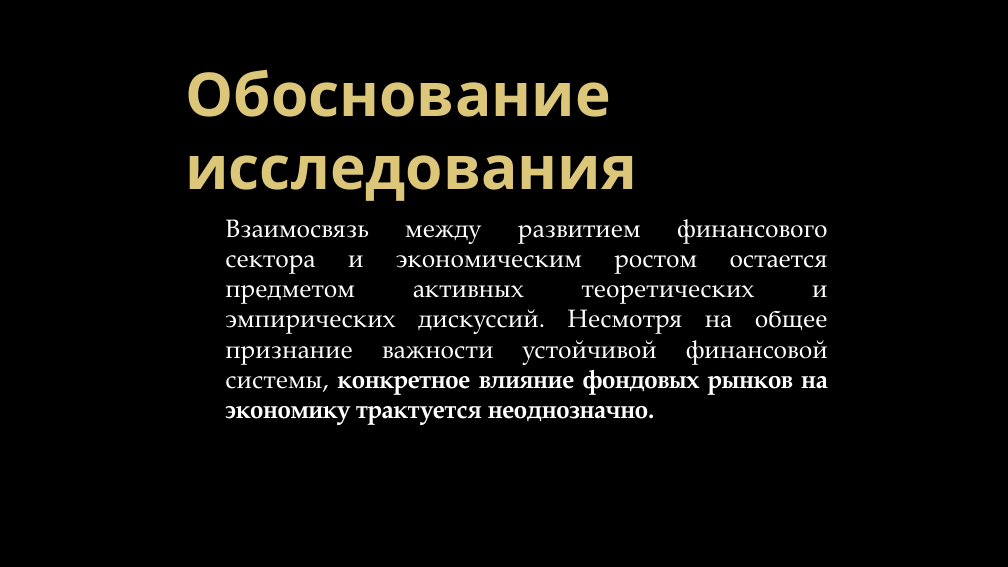
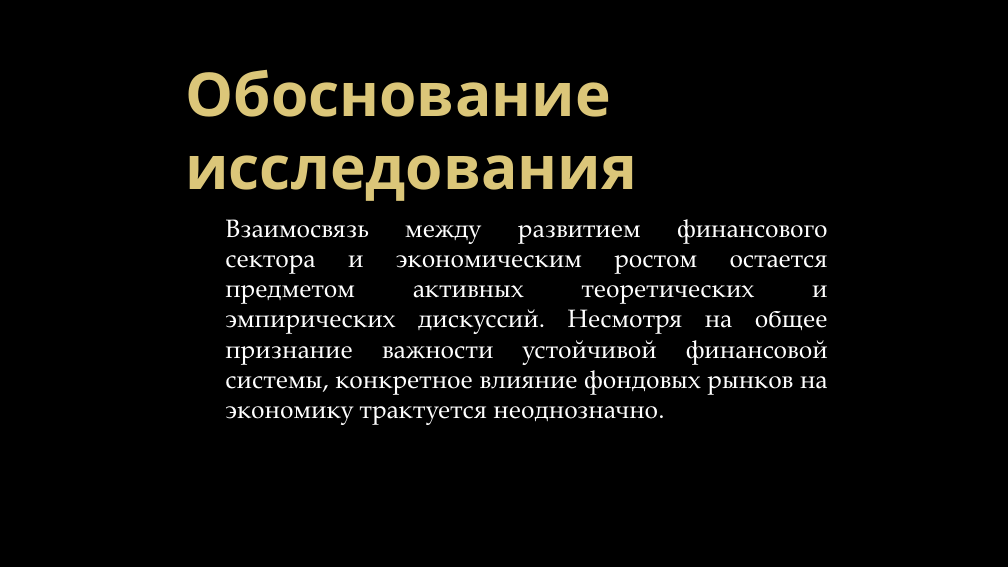
Before and after one commit to BDKlyukin/conferences, a slide deck: slide 2 of 2026.03.30/klyukin_lomonosov_presentation.pptx. Drawn at 1008x567 pixels with LibreOffice and Linux fonts; fonts in the diff are those of the drawing; background and template pictures are left out. Boxes give left, top, right and bottom in pixels: in the first picture for what was removed or moved away, otherwise in the second. Text is boxed around its words. In the diff, an @@ line names an element or a change of style, - is before the commit and + after.

```diff
--- a/2026.03.30/klyukin_lomonosov_presentation.pptx
+++ b/2026.03.30/klyukin_lomonosov_presentation.pptx
@@ text "Взаимосвязь между развитием финансового сектора ..." at (225,219,828,425): bold off in "конкретное влияние фондовых рынков на экономику трактуется ..." @@
```
Also in this commit, not shown: 2 other slides changed, 2 slides added, 4 other files.
